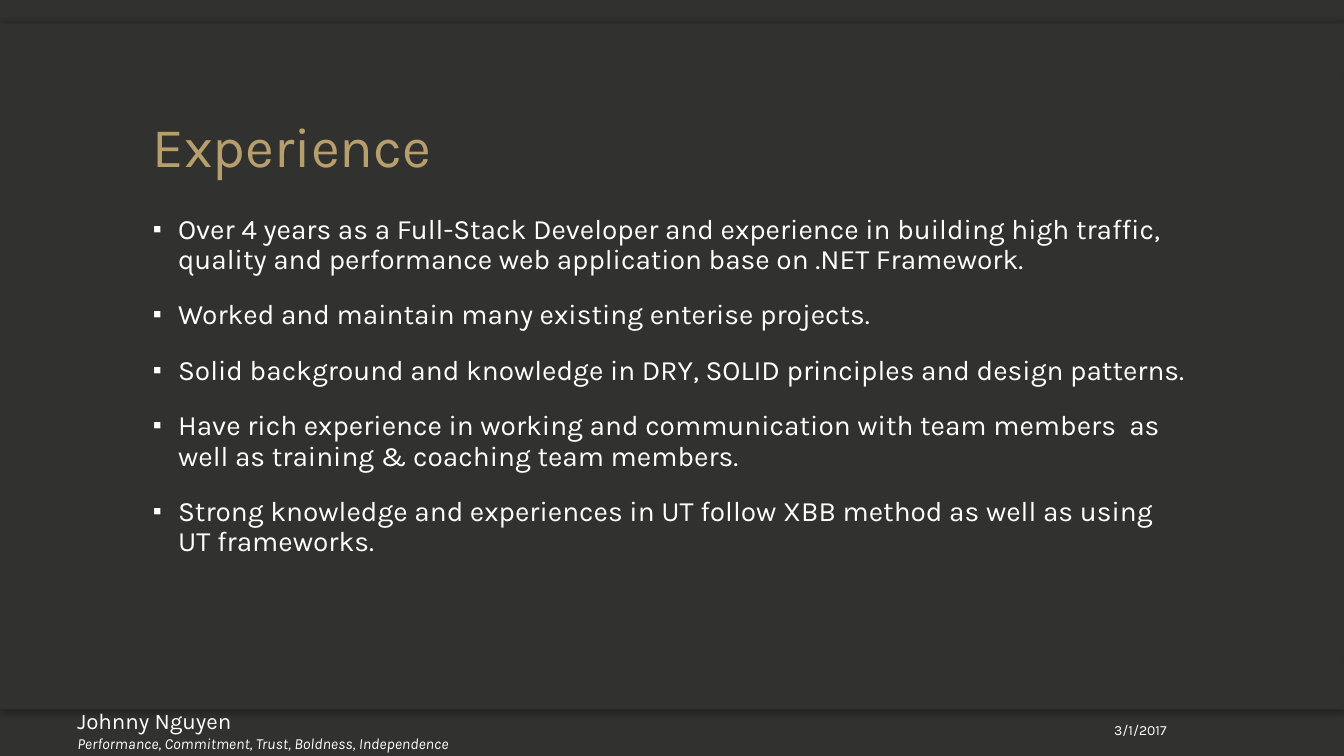
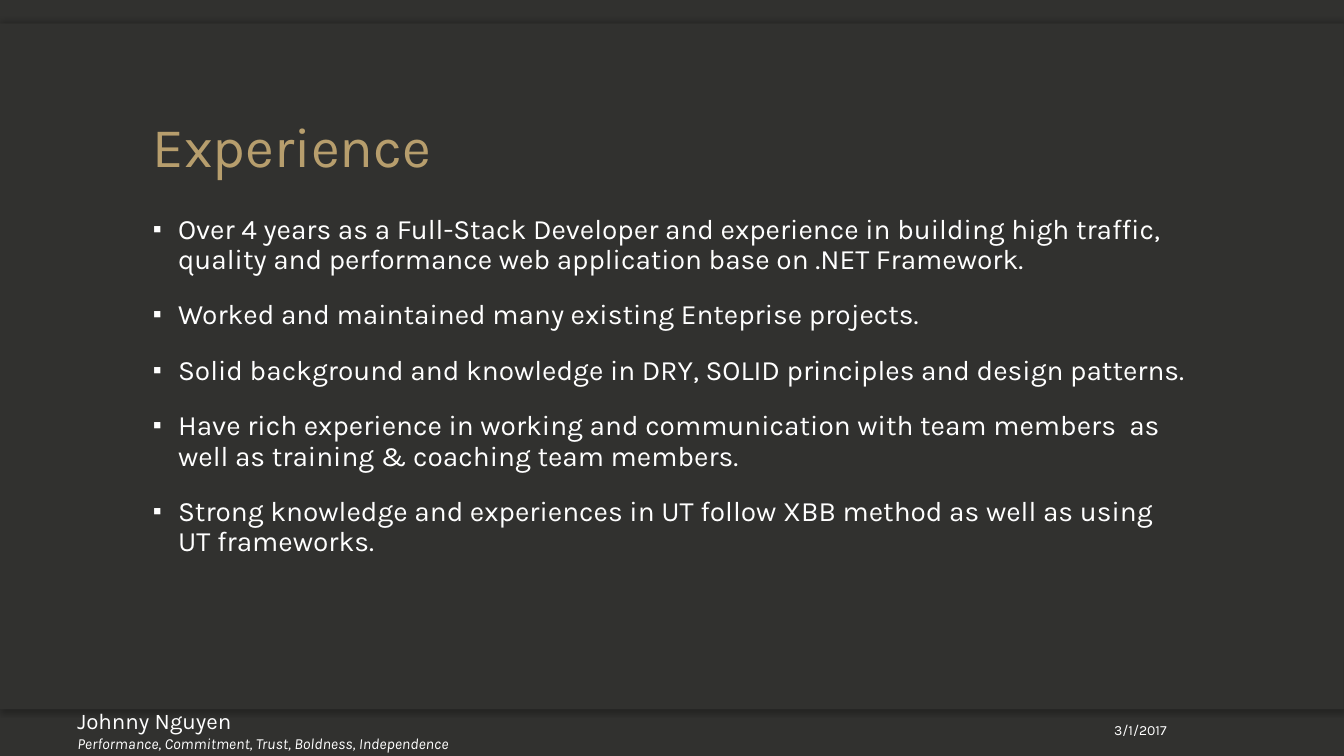
Before and after one commit to johnnynguyen2104/Algorithm_MindMap, a slide deck: slide 2 of Why Hire Me.pptx. Drawn at 1344x756 pixels with LibreOffice and Linux fonts; fonts in the diff are those of the drawing; background and template pictures are left out. Boxes give left, top, right and bottom in pixels: in the first picture for what was removed or moved away, otherwise in the second. Text is boxed around its words. In the diff, an @@ line names an element or a change of style, - is before the commit and + after.

Commit message:
update

```diff
--- a/Why Hire Me.pptx
+++ b/Why Hire Me.pptx
@@ text at (178, 304, 919, 331): text changed @@
-▪ Worked and maintain many existing enterise projects.
+▪ Worked and maintained many existing Enteprise projects.
```
